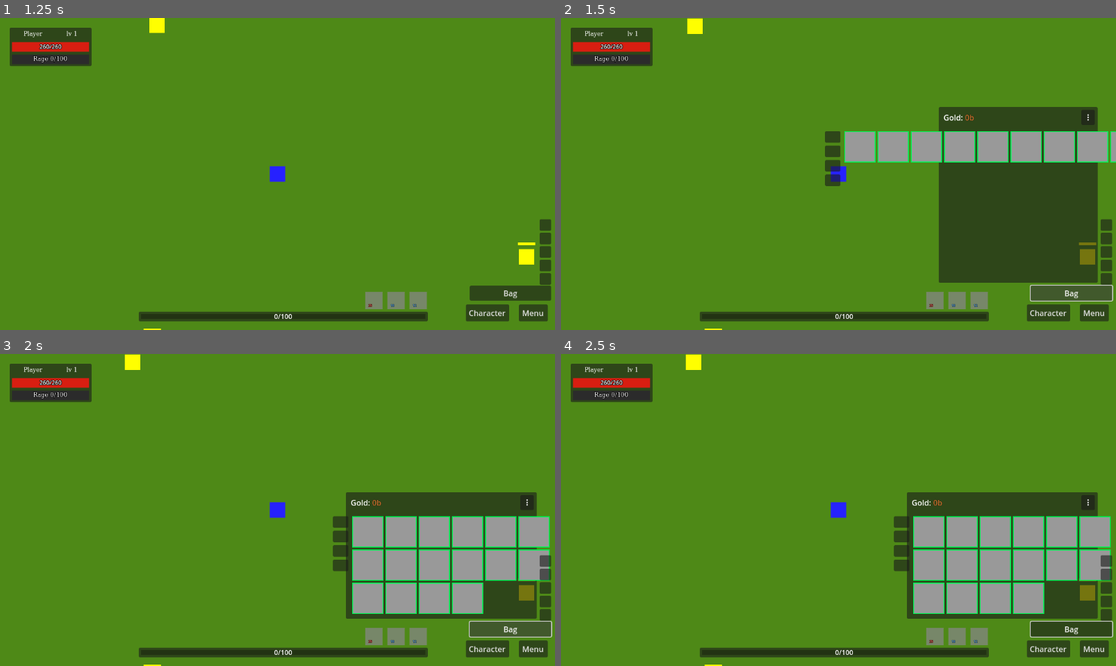
Above: before the commit, frames 1-4 (two rows, left to right).
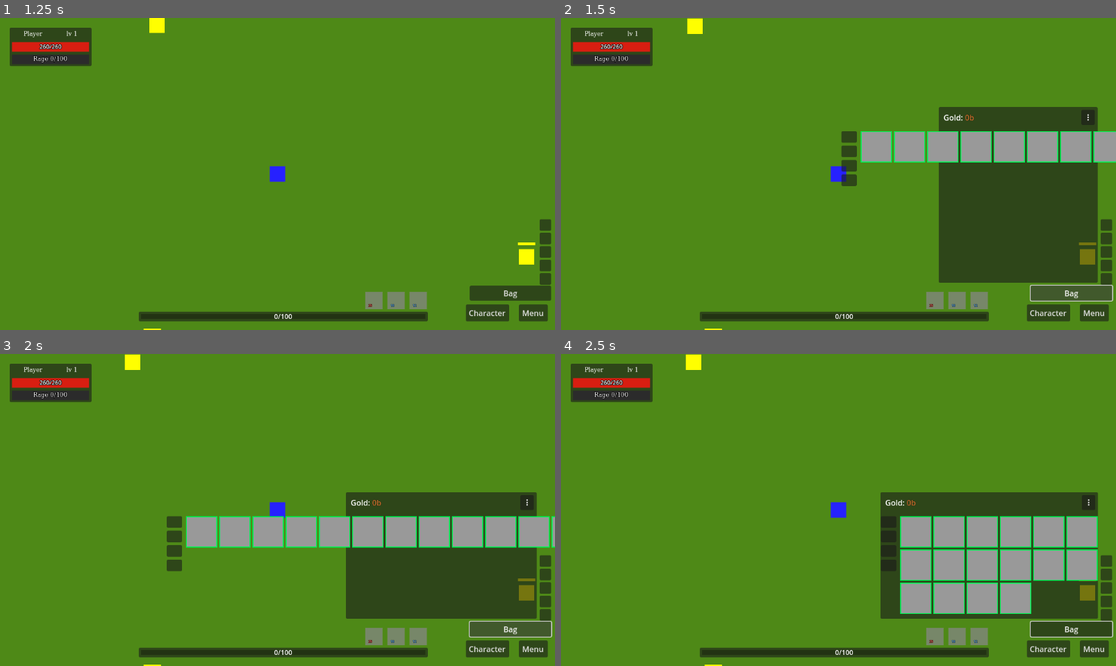
Above: after the commit, the same moments.

Repository: denisshkytko/mmo-mvp-godot
Game: Godot game, scene res://game/scenes/Main.tscn
Same seed, same stepped clock (60 frames per second), same inputs: the game is played once before the commit and once after it. This scene is started directly instead of the project's main scene. The engine's default icon, where the game draws it, is replaced by a stand-in: a white triangle on a blue panel in a dark square.
Inputs (mouse positions are in pixels of both pictures, inside the frame that each line leads up to):
- Up to frame 1 (1.25 s): drag from (416, 301) to (88, 326) at 0.52 s
- Up to frame 2 (1.5 s): click "Bag" at 1.25 s
- Up to frame 3 (2 s): no input
- Up to frame 4 (2.5 s): drag from (955, 637) to (1088, 594) at 2.02 s

Frame 1 is identical in both runs. In frame 2, 2.1% of the frame differs, in the area x 47-100%, y 36-54%; in frame 3, 9.4%, in the area x 30-100%, y 51-84%; in frame 4, 5.0%.

Commit message:
Refine inventory HUD rebuild and anchoring

Diff:
--- a/ui/game/hud/inventory_hud.gd
+++ b/ui/game/hud/inventory_hud.gd
@@ -90,13 +90,17 @@
 # apply settings, or bag slots changing total slot count). Regular item moves
 # should not trigger any resizing/re-anchoring.
 var _layout_dirty: bool = true
-var _layout_recalc_in_progress: bool = false
 var _last_total_slots: int = -1
 var _last_applied_columns: int = -1
 var _last_snap_hash: int = 0
 var _refresh_in_progress: bool = false
 var _last_scroll_view: Vector2 = Vector2.ZERO
 var _last_use_scroll: bool = false
+var _last_bag_slots_hash: int = 0
+
+var _rebuild_in_progress: bool = false
+var _rebuild_requested: bool = false
+var _auto_fit_enabled: bool = true
 
 # Layout anchor: keep panel growing towards screen center (up + left) from a stable bottom-right point
 var _panel_anchor_br_local: Vector2 = Vector2.ZERO
@@ -244,9 +248,9 @@
 		if not _initial_layout_done:
 			grid.visible = true
 			grid.modulate.a = 0.0
-			await _force_initial_layout()
-			await _refresh()
+			await _rebuild_inventory_layout("open")
 			await get_tree().process_frame
+			await _rebuild_inventory_layout("open_stabilize")
 			await _refresh()
 		else:
 			await _refresh()
@@ -753,6 +757,11 @@
 	if _settings_panel != null:
 		_settings_panel.visible = false
 
+func _sync_settings_columns_input(cols: int) -> void:
+	if _settings_input == null:
+		return
+	_settings_input.text = str(cols)
+
 func _on_settings_apply() -> void:
 	var txt: String = _settings_input.text.strip_edges()
 	var n: int = int(txt) if txt.is_valid_int() else 0
@@ -763,18 +772,12 @@
 		return
 
 	var target_cols: int = clamp(max(1, n), 1, 20)
-
-	# Before applying, verify the resized panel will remain fully visible when anchored at
-	# the bottom-right point where you placed it in the scene.
-	var ok_fit: bool = await _can_fit_columns(target_cols, total)
-	if not ok_fit:
-		# Do nothing (no message) if it would go off-screen.
-		return
-
+	_auto_fit_enabled = false
 	_grid_columns = target_cols
 	_save_grid_columns()
 	# Mark layout dirty so the panel will be resized/anchored once (no repeated reflows).
 	_layout_dirty = true
+	await _rebuild_inventory_layout("settings_apply")
 	await _refresh()
 
 
@@ -798,11 +801,7 @@
 
 func _get_panel_max_size_from_anchor() -> Vector2:
 	var vp_size: Vector2 = get_viewport().get_visible_rect().size
-	if not _panel_anchor_valid:
-		return vp_size
-	var max_panel_w: float = min(vp_size.x, _panel_anchor_br_local.x)
-	var max_panel_h: float = min(vp_size.y, _panel_anchor_br_local.y)
-	return Vector2(max_panel_w, max_panel_h)
+	return vp_size
 
 func _compute_fixed_padding() -> Dictionary:
 	var pad_right: float = 10.0
@@ -860,13 +859,14 @@
 func _can_fit_columns(cols: int, total_slots: int) -> bool:
 	if not _panel_anchor_valid:
 		return true
-	var max_panel: Vector2 = _get_panel_max_size_from_anchor()
+	var vp_size: Vector2 = get_viewport().get_visible_rect().size
+	var max_panel_w: float = vp_size.x
 	var layout: Dictionary = await _compute_layout_for_columns(cols, total_slots)
 	var panel_size: Vector2 = layout.get("panel_size", Vector2.ZERO)
 	var scroll_view: Vector2 = layout.get("scroll_view_size", Vector2.ZERO)
 	if scroll_view.y < 65.0:
 		return false
-	return panel_size.x <= max_panel.x
+	return panel_size.x <= max_panel_w
 
 func _ensure_columns_fit_view(total_slots: int) -> void:
 	# If the current grid layout would push the panel off-screen, automatically choose a
@@ -878,6 +878,7 @@
 		return
 
 	var current: int = clamp(_grid_columns, 1, 20)
+	var current_fits: bool = await _can_fit_columns(current, total_slots)
 	var best: int = current
 	var best_delta: int = 999
 	for c in range(1, 21):
@@ -892,9 +893,10 @@
 			# Prefer a slightly wider grid if equally close (usually reduces height).
 			best = c
 
-	if best != current:
+	if best != current and (_auto_fit_enabled or not current_fits):
 		_grid_columns = best
 		_save_grid_columns()
+		_sync_settings_columns_input(best)
 
 func _on_settings_sort() -> void:
 	_sort_inventory_slots()
@@ -1267,10 +1269,14 @@
 	var total_slots: int = slots.size()
 	if total_slots == 0:
 		total_slots = _get_total_slots_from_player_fallback()
+	var bag_hash: int = str(bag_slots).hash()
 
 	# Mark layout dirty only when geometry changes.
 	if total_slots != _last_total_slots:
 		_last_total_slots = total_slots
+		_layout_dirty = true
+	if bag_hash != _last_bag_slots_hash:
+		_last_bag_slots_hash = bag_hash
 		_layout_dirty = true
 	if _grid_columns != _last_applied_columns:
 		_layout_dirty = true
@@ -1282,14 +1288,8 @@
 	_ensure_grid_child_count(total_slots)
 	_hook_slot_panels()
 
-	# Apply/rescale panel only when required (startup / apply settings / bag slots change).
-	var layout_preview: Dictionary = await _compute_layout_for_columns(_grid_columns, total_slots)
-	var preview_scroll_view: Vector2 = layout_preview.get("scroll_view_size", Vector2.ZERO)
-	var preview_use_scroll: bool = bool(layout_preview.get("use_scroll", false))
-	if preview_scroll_view != _last_scroll_view or preview_use_scroll != _last_use_scroll:
-		_layout_dirty = true
-	if _layout_dirty and not _layout_recalc_in_progress:
-		await _apply_inventory_layout(total_slots)
+	if _layout_dirty:
+		await _rebuild_inventory_layout("refresh_dirty")
 
 	# Gold
 	gold_label.text = "Gold: %s" % TOOLTIP_BUILDER.format_money_bbcode(int(snap.get("gold", 0)))
@@ -1973,10 +1973,29 @@
 		b.text = str(total) if total > 1 else ""
 		_update_quick_cooldown(b, item_id)
 
+func _rebuild_inventory_layout(reason: String) -> void:
+	if _rebuild_in_progress:
+		_rebuild_requested = true
+		return
+	_rebuild_in_progress = true
+	if not _is_player_ready():
+		_rebuild_in_progress = false
+		return
+	var total_slots: int = _get_total_inventory_slots()
+	if total_slots <= 0:
+		total_slots = _get_total_slots_from_player_fallback()
+	grid.columns = max(1, _grid_columns)
+	await _apply_inventory_layout(total_slots)
+	if _is_open:
+		grid.modulate.a = 1.0
+	_rebuild_in_progress = false
+	if _rebuild_requested:
+		_rebuild_requested = false
+		call_deferred("_rebuild_inventory_layout", "queued")
+
 
 func _update_panel_size_to_fit_grid(total_slots: int) -> void:
 	# Size grid scroll viewport first, then derive Content + Panel sizes.
-	# We keep bottom-right stable via _refresh_layout_anchor().
 	if panel == null or grid == null or grid_scroll == null or content == null:
 		return
 	var layout: Dictionary = await _compute_layout_for_columns(_grid_columns, total_slots)
@@ -2010,29 +2029,21 @@
 	# Recalculate grid columns (fit) + panel size + anchoring, but only when needed.
 	if panel == null or grid == null:
 		return
-	_layout_recalc_in_progress = true
 	await _ensure_columns_fit_view(total_slots)
 	grid.columns = max(1, _grid_columns)
 	await _update_panel_size_to_fit_grid(total_slots)
 	await get_tree().process_frame
-	await _refresh_layout_anchor()
+	_apply_panel_br_anchor_and_clamp()
 	_last_applied_columns = _grid_columns
 	_layout_dirty = false
-	_layout_recalc_in_progress = false
-
-func _refresh_layout_anchor() -> void:
-	# Keep bottom-right of inventory panel stable, grow up + left (towards screen center).
-	# Capture anchor if it wasn't set yet (normally set in _ready from scene placement).
-	if not _panel_anchor_valid:
-		_panel_anchor_br_local = panel.position + panel.size
-		_panel_anchor_valid = true
-	# After content changes, re-anchor
-	await get_tree().process_frame
+
+func _apply_panel_br_anchor_and_clamp() -> void:
+	if panel == null or not _panel_anchor_valid:
+		return
+	var vp_size: Vector2 = get_viewport().get_visible_rect().size
+	panel.size.x = min(panel.size.x, vp_size.x)
+	panel.size.y = min(panel.size.y, vp_size.y)
 	var new_pos := _panel_anchor_br_local - panel.size
-	# Clamp so panel can't go off the bottom/right edges.
-	# InventoryHUD isn't necessarily a Control, so get_viewport_rect() may not exist.
-	# Use the Viewport's visible rect instead.
-	var vp_size: Vector2 = get_viewport().get_visible_rect().size
 	var max_x: float = max(0.0, vp_size.x - panel.size.x)
 	var max_y: float = max(0.0, vp_size.y - panel.size.y)
 	new_pos.x = clamp(new_pos.x, 0.0, max_x)
@@ -2099,6 +2110,6 @@
 		_initial_layout_pending = false
 		return
 	_layout_dirty = true
-	await _apply_inventory_layout(slots.size())
+	await _rebuild_inventory_layout("initial")
 	_initial_layout_done = true
 	_initial_layout_pending = false
